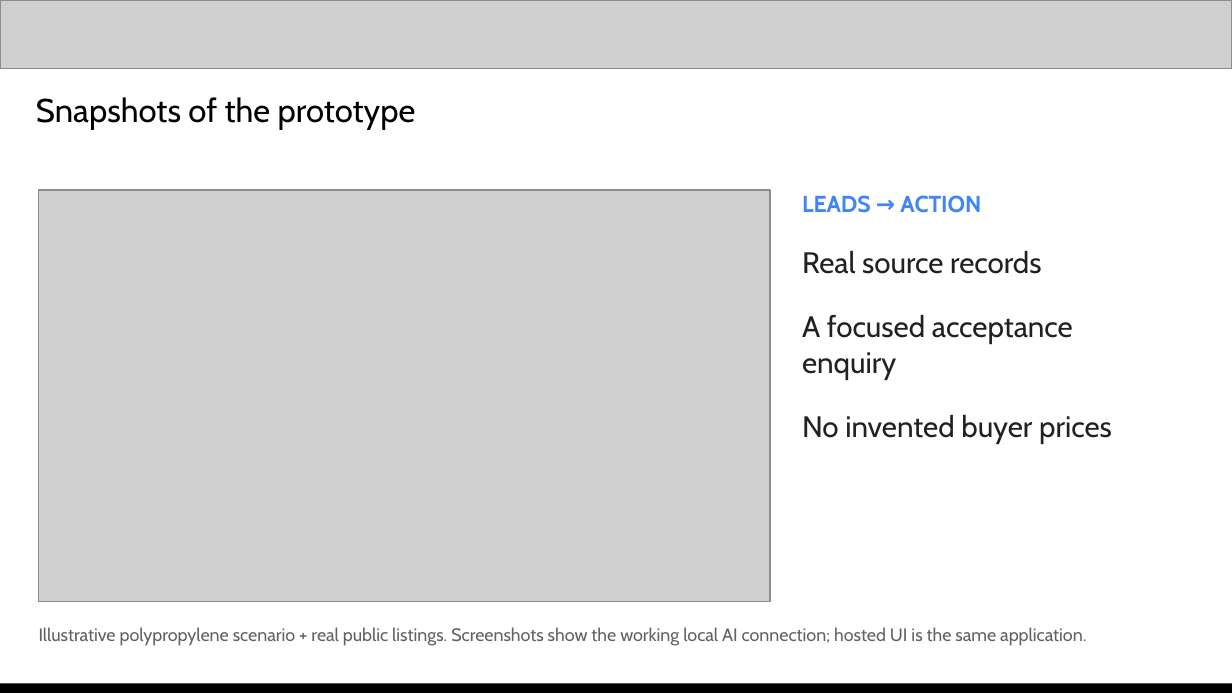
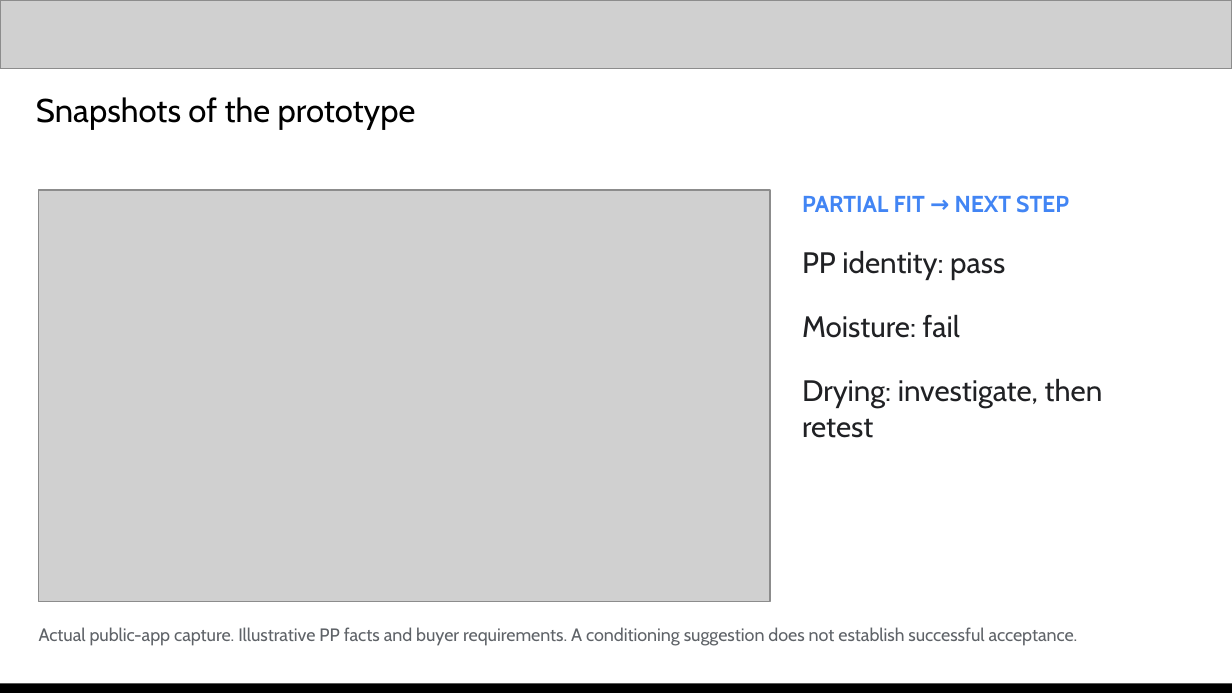
Before and after one commit to anshuman542018/wasterecast, a slide deck: slide 11 of submission/Clorex_WasteRecast_Pitch_Deck.pptx. Drawn at 1232x693 pixels with LibreOffice and Linux fonts; fonts in the diff are those of the drawing; grey boxes stand for pictures. Boxes give left, top, right and bottom in pixels: in the first picture for what was removed or moved away, otherwise in the second. Text is boxed around its words. In the diff, an @@ line names an element or a change of style, - is before the commit and + after.

```diff
--- a/submission/Clorex_WasteRecast_Pitch_Deck.pptx
+++ b/submission/Clorex_WasteRecast_Pitch_Deck.pptx
@@ text at (x1=802, y1=195, x2=1069, y2=213): text changed @@
-LEADS → ACTION
+PARTIAL FIT → NEXT STEP
@@ text at (x1=802, y1=250, x2=1103, y2=438): text changed @@
-Real source records
-A focused acceptance enquiry
-No invented buyer prices
+PP identity: pass
+Moisture: fail
+Drying: investigate, then retest
@@ text at (x1=39, y1=627, x2=1078, y2=646): text changed @@
-Illustrative polypropylene scenario + real public listings. Screenshots show the working local AI connection; hosted UI is the same application.
+Actual public-app capture. Illustrative PP facts and buyer requirements. A conditioning suggestion does not establish successful acceptance.
```
Also in this commit, not shown: 14 other slides changed, 10 other files.
